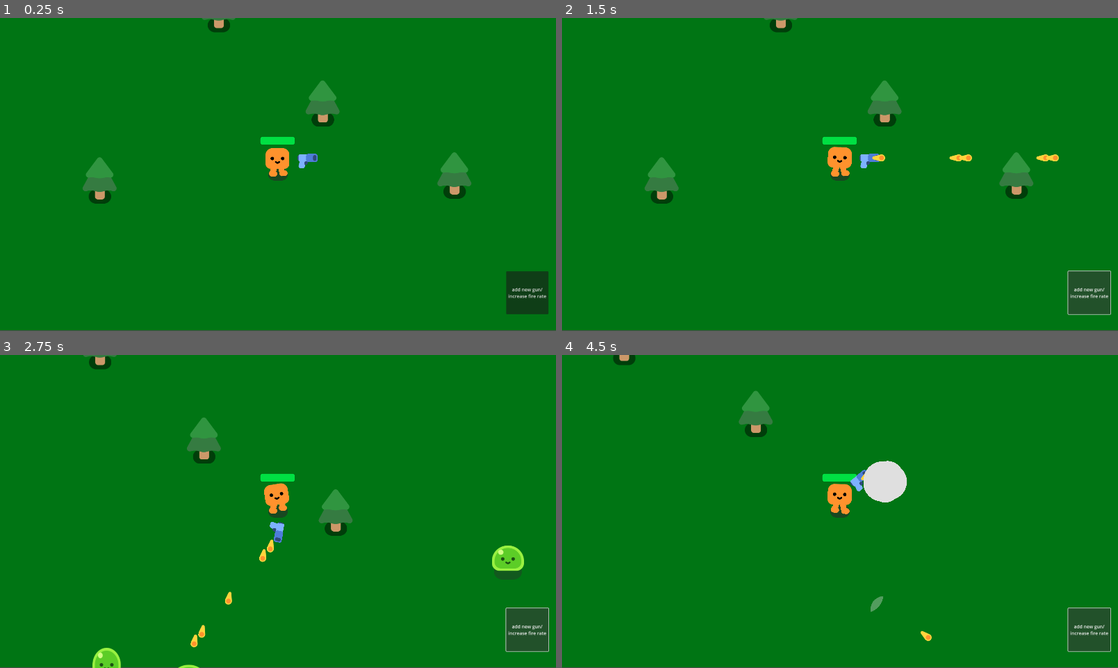
Above: before the commit, frames 1-4 (two rows, left to right).
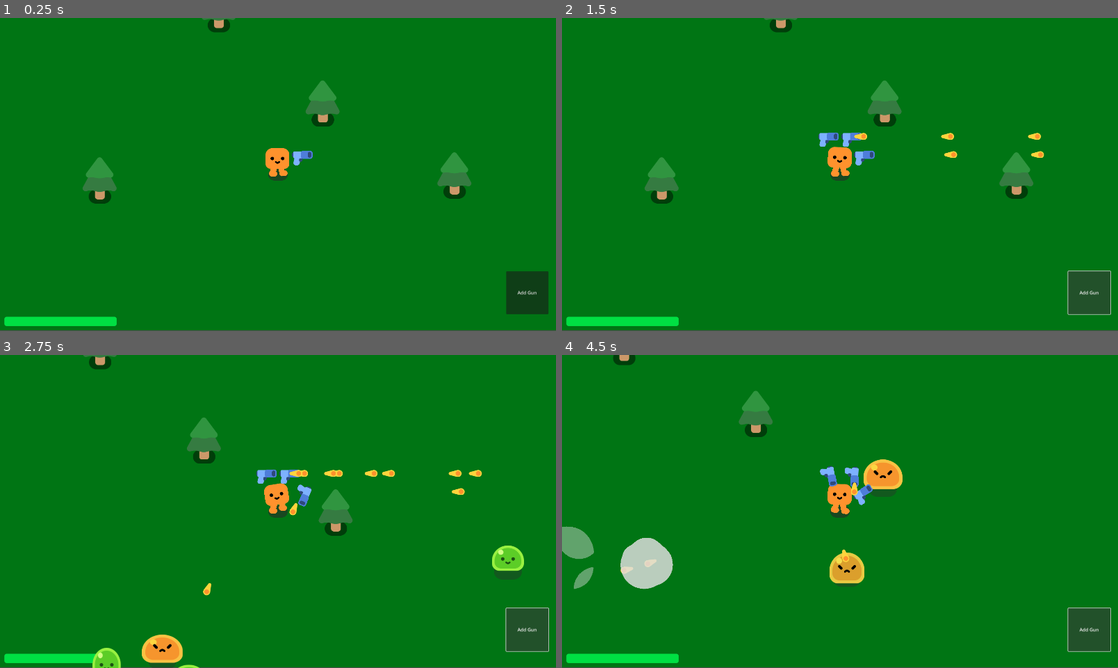
Above: after the commit, the same moments.

Repository: minusonee/SurvivorGame
Game: Godot game, scene res://survivors_game.tscn
The game is run twice, just before and just after one commit, with the same random seed, the same clock (stepped at 60 frames per second) and the same inputs.
Inputs:
- Up to frame 1 (0.25 s): no input
- Up to frame 2 (1.5 s): click "add new gun/ increase fire ra…" (after the commit: "Add Gun") at 0.5 s; click "add new gun/ increase fire ra…" (after the commit: "Add Gun") at 1.25 s
- Up to frame 3 (2.75 s): hold D (move_right) from 2.03 s (still down)
- Up to frame 4 (4.5 s): release D (move_right) at 2.78 s; hold S (move_down) 2.78-3.53 s; hold D (move_right) 3.53-4.28 s; hold W (move_up) from 4.28 s (still down)

The runs differ from the first frame. In frame 1, 1.1% of the frame differs, in the area x 0-99%, y 38-99%; in frame 2, 1.5%; in frame 3, 2.4%; in frame 4, 4.5%, in the area x 0-99%, y 33-99%.

Commit message:
feat: added 6 gun system

Diff:
--- a/bullet.tscn
+++ b/bullet.tscn
@@ -10,7 +10,7 @@
 top_level = true
 rotation = 0.568112
 collision_layer = 0
-collision_mask = 3
+collision_mask = 6
 script = ExtResource("1_cob8w")
 
 [node name="Projectile" type="Sprite2D" parent="."]
--- a/gun.tscn
+++ b/gun.tscn
@@ -17,7 +17,6 @@
 [node name="WeaponPivot" type="Marker2D" parent="."]
 
 [node name="Pistol" type="Sprite2D" parent="WeaponPivot"]
-position = Vector2(102, -13)
 texture = ExtResource("1_foee1")
 
 [node name="ShootingPoint" type="Marker2D" parent="WeaponPivot/Pistol"]
--- a/pine_tree.tscn
+++ b/pine_tree.tscn
@@ -7,6 +7,8 @@
 radius = 20.0
 
 [node name="PineTree" type="StaticBody2D"]
+collision_layer = 5
+collision_mask = 5
 
 [node name="GroundShadow" type="Sprite2D" parent="."]
 modulate = Color(0, 0, 0, 0.470588)
--- a/player.gd
+++ b/player.gd
@@ -15,6 +15,7 @@
 		%HappyBoo.play_idle_animation();
 
 	const DAMAGE_RATE = 5.0
+
 	var overlapping_mobs = %HurtBox.get_overlapping_bodies()
 	if overlapping_mobs.size()>0:
 		health-=DAMAGE_RATE*overlapping_mobs.size()*delta
--- a/player.tscn
+++ b/player.tscn
@@ -1,7 +1,8 @@
-[gd_scene load_steps=8 format=3 uid="uid://c2wsmmjynx08p"]
+[gd_scene load_steps=7 format=3 uid="uid://c2wsmmjynx08p"]
 
 [ext_resource type="Script" path="res://player.gd" id="1_kp1ik"]
 [ext_resource type="PackedScene" uid="uid://pbmyh1qru7p" path="res://characters/happy_boo/happy_boo.tscn" id="1_o5ae3"]
+[ext_resource type="PackedScene" uid="uid://dtkngk0ftv5ak" path="res://progress_bar.tscn" id="2_yvm6b"]
 [ext_resource type="PackedScene" uid="uid://cemgbe80y46kd" path="res://gun.tscn" id="3_6g2xj"]
 
 [sub_resource type="CircleShape2D" id="CircleShape2D_rntcu"]
@@ -10,20 +11,6 @@
 [sub_resource type="CapsuleShape2D" id="CapsuleShape2D_741uw"]
 radius = 34.8156
 height = 81.4887
-
-[sub_resource type="StyleBoxFlat" id="StyleBoxFlat_3oibj"]
-bg_color = Color(0.259294, 0.259294, 0.259294, 0.505882)
-corner_radius_top_left = 8
-corner_radius_top_right = 8
-corner_radius_bottom_right = 8
-corner_radius_bottom_left = 8
-
-[sub_resource type="StyleBoxFlat" id="StyleBoxFlat_eb3n5"]
-bg_color = Color(0, 0.878589, 0.262692, 1)
-corner_radius_top_left = 8
-corner_radius_top_right = 8
-corner_radius_bottom_right = 8
-corner_radius_bottom_left = 8
 
 [node name="Player" type="CharacterBody2D"]
 slide_on_ceiling = false
@@ -41,7 +28,7 @@
 [node name="Camera2D" type="Camera2D" parent="."]
 
 [node name="Gun" parent="." instance=ExtResource("3_6g2xj")]
-position = Vector2(0, -33)
+position = Vector2(84, -57)
 
 [node name="HurtBox" type="Area2D" parent="."]
 unique_name_in_owner = true
@@ -54,14 +41,5 @@
 shape = SubResource("CapsuleShape2D_741uw")
 debug_color = Color(0.922377, 5.10186e-05, 0.687741, 0.42)
 
-[node name="ProgressBar" type="ProgressBar" parent="."]
+[node name="ProgressBar" parent="." instance=ExtResource("2_yvm6b")]
 unique_name_in_owner = true
-offset_left = -61.0
-offset_top = -130.0
-offset_right = 58.0
-offset_bottom = -103.0
-theme_override_styles/background = SubResource("StyleBoxFlat_3oibj")
-theme_override_styles/fill = SubResource("StyleBoxFlat_eb3n5")
-step = 5.0
-value = 100.0
-show_percentage = false
--- /dev/null
+++ b/progress_bar.tscn
@@ -0,0 +1,26 @@
+[gd_scene load_steps=3 format=3 uid="uid://dtkngk0ftv5ak"]
+
+[sub_resource type="StyleBoxFlat" id="StyleBoxFlat_3oibj"]
+bg_color = Color(0.259294, 0.259294, 0.259294, 0.505882)
+corner_radius_top_left = 8
+corner_radius_top_right = 8
+corner_radius_bottom_right = 8
+corner_radius_bottom_left = 8
+
+[sub_resource type="StyleBoxFlat" id="StyleBoxFlat_eb3n5"]
+bg_color = Color(0, 0.878589, 0.262692, 1)
+corner_radius_top_left = 8
+corner_radius_top_right = 8
+corner_radius_bottom_right = 8
+corner_radius_bottom_left = 8
+
+[node name="ProgressBar" type="ProgressBar"]
+offset_left = -945.0
+offset_top = 491.0
+offset_right = -557.0
+offset_bottom = 523.0
+theme_override_styles/background = SubResource("StyleBoxFlat_3oibj")
+theme_override_styles/fill = SubResource("StyleBoxFlat_eb3n5")
+step = 5.0
+value = 100.0
+show_percentage = false
--- a/survivors_game.gd
+++ b/survivors_game.gd
@@ -1,6 +1,6 @@
 extends Node2D
 
-
+var gun_number = 1
 
 func spawn_mob():
 	var new_mob = preload("res://mob.tscn").instantiate()
@@ -16,10 +16,25 @@
 
 func spawn_gun():
 	var player = get_node("Player")
-	var player_position = Vector2(0, -33)
+	var player_position = Vector2(0, -40)
+	match gun_number:
+		1:
+			player_position = Vector2(40, -120)
+		2:
+			player_position = Vector2(-40, -120)
+		5:
+			player_position = Vector2(40, 40)
+		4:
+			player_position = Vector2(-40, 40)
+		3:
+			player_position = Vector2(-90, -55)
+		_:
+			print("Value is something else")
 	var new_gun = preload("res://gun.tscn").instantiate()
 	new_gun.position=player_position
 	player.add_child(new_gun)
+	gun_number+=1
+	player_position = Vector2(0, -40)
 
 func _on_timer_timeout() -> void:
 	spawn_mob()
@@ -32,4 +47,5 @@
 	spawn_tree()
 
 func _on_button_pressed() -> void:
-	spawn_gun()
+	if gun_number < 6:
+		spawn_gun()
--- a/survivors_game.tscn
+++ b/survivors_game.tscn
@@ -22,8 +22,7 @@
 offset_top = 874.0
 offset_right = 1894.0
 offset_bottom = 1022.0
-text = "add new gun/
-increase fire rate"
+text = "Add Gun"
 
 [node name="CanvasLayer" type="CanvasLayer" parent="."]
 layer = -1
